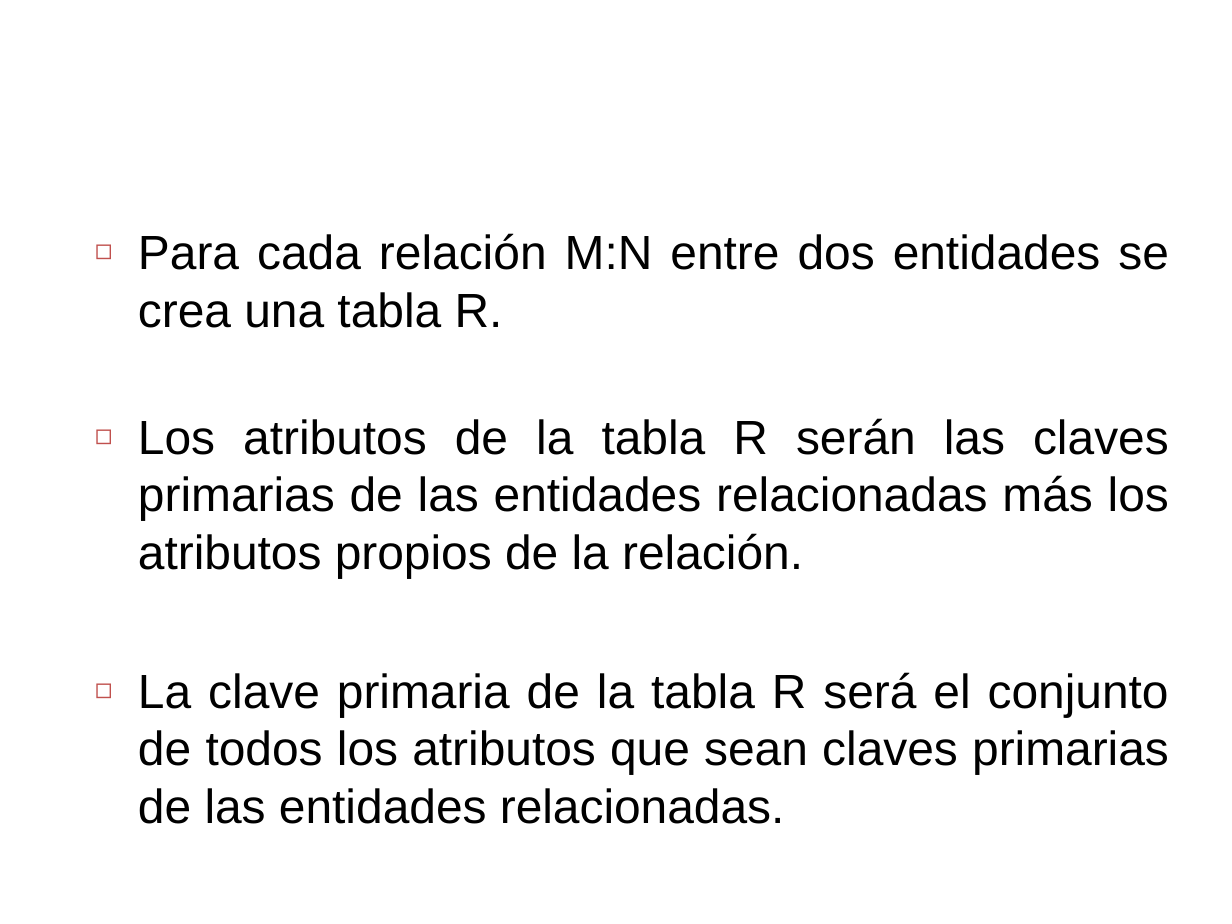
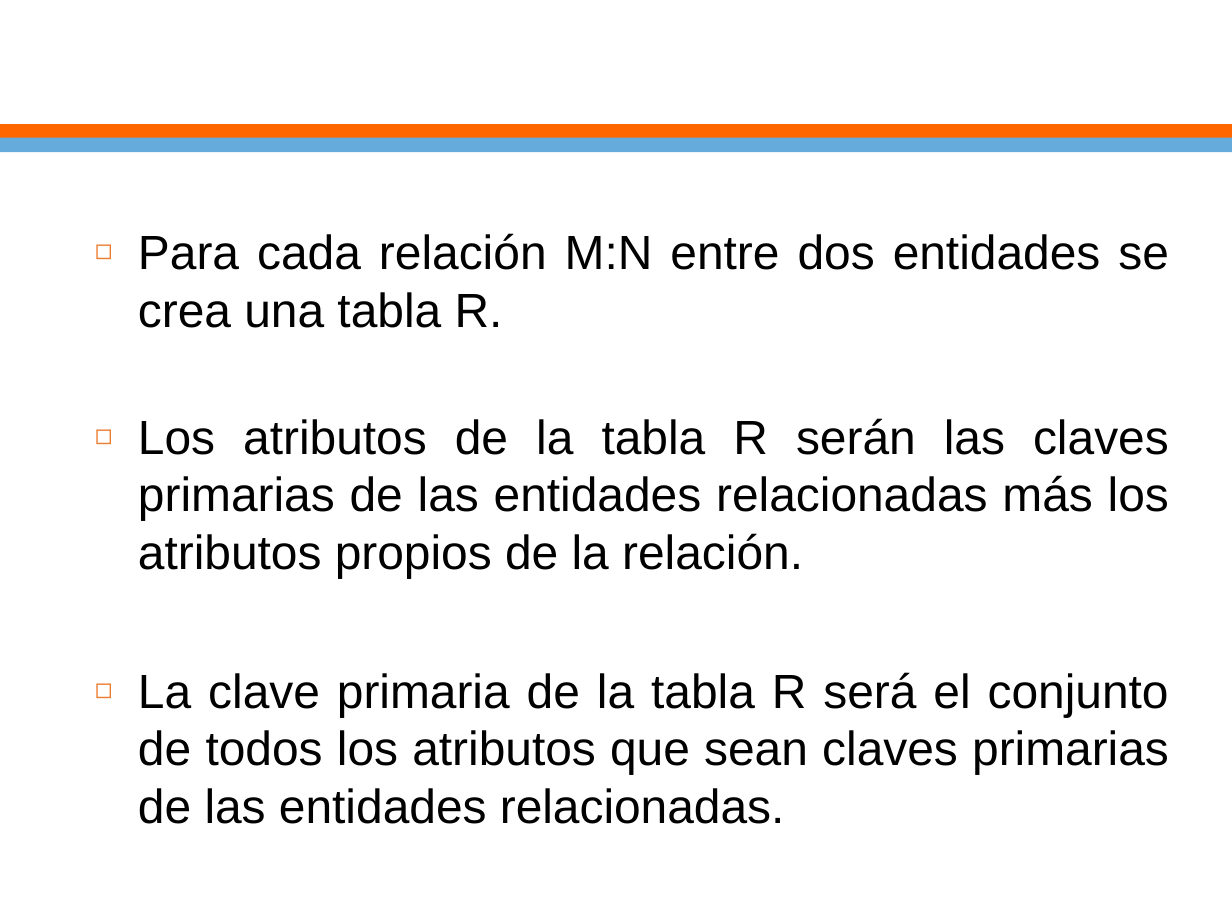
Before and after one commit to ejimenezdelgado/aplica_db_miercoles_2_2019, a slide deck: slide 15 of Clase 1/Clase1.pptx (slide 14 before the commit). Drawn at 1232x924 pixels with LibreOffice and Linux fonts; fonts in the diff are those of the drawing; background and template pictures are left out. Boxes give left, top, right and bottom in pixels: in the first picture for what was removed or moved away, otherwise in the second. Text is boxed around its words. In the diff, an @@ line names an element or a change of style, - is before the commit and + after.

```diff
--- a/Clase 1/Clase1.pptx
+++ b/Clase 1/Clase1.pptx
@@ title "Transformación de Relaciones N:M (Paso ..." rewrapped from [83,31,1181,164] to [554,124,709,126] @@
@@ rectangle added at [0,124,1232,139], fill #FF6600 @@
@@ rectangle added at [0,138,1232,153], fill #65ACDD @@
@@ text "Para cada relación M:N entre ..." at [138,233,1169,824]: bullet colour #C0504D to #ED7D31 @@
```
Also in this commit, not shown: 42 other slides changed, 1 slide added, 1 other file.
